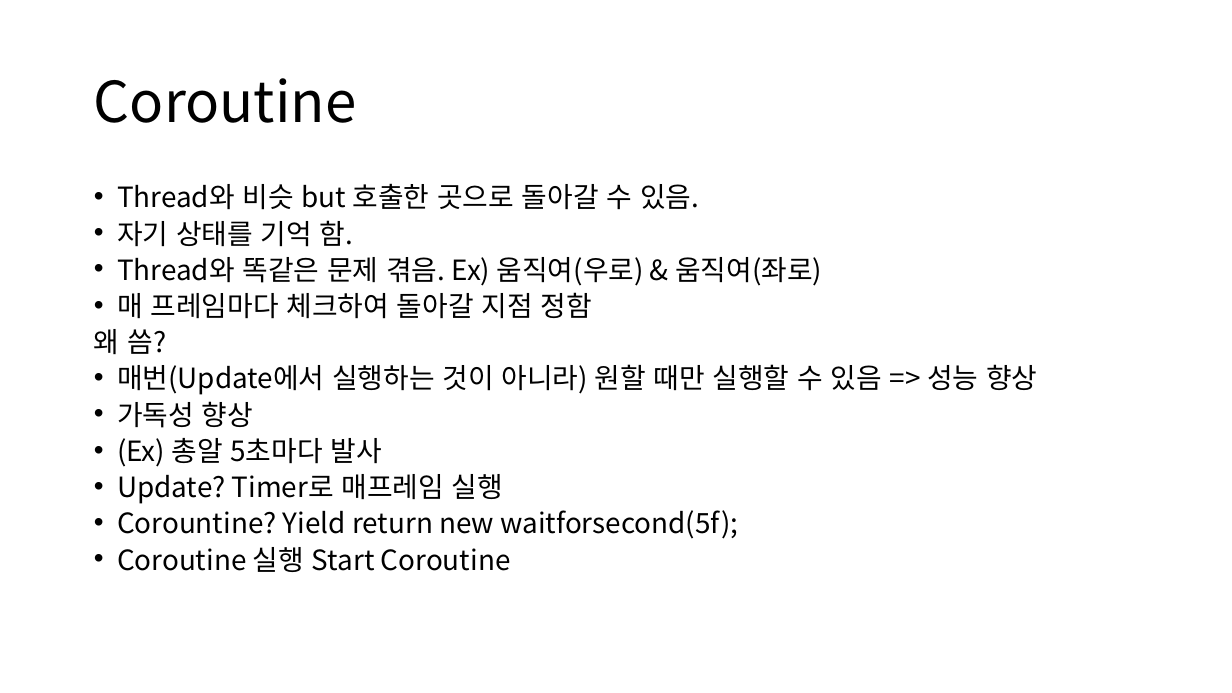
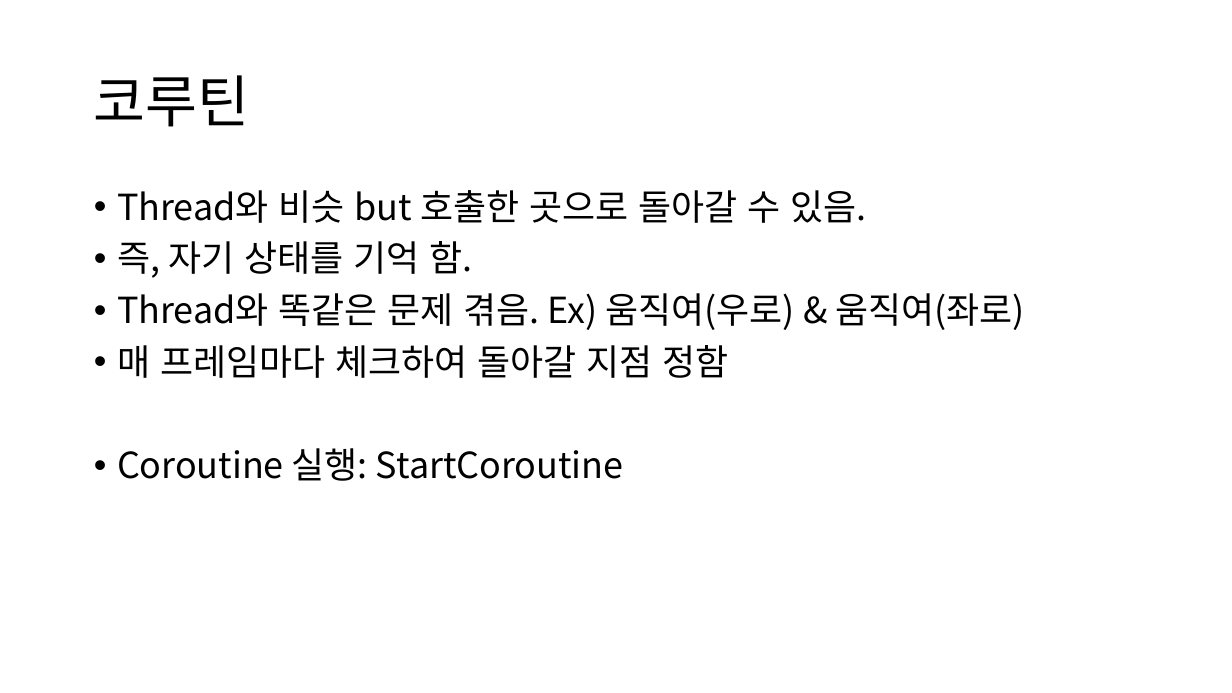
Before and after one commit to IamGroooooot/cien-unity-2019, a slide deck: slide 13 of 3주차.pptx (slide 9 before the commit). Drawn at 1232x693 pixels with LibreOffice and Linux fonts; fonts in the diff are those of the drawing. Boxes give left, top, right and bottom in pixels: in the first picture for what was removed or moved away, otherwise in the second. Text is boxed around its words. In the diff, an @@ line names an element or a change of style, - is before the commit and + after.

```diff
--- a/3주차.pptx
+++ b/3주차.pptx
@@ title at (94, 75, 250, 127): text changed @@
-Coroutine
+코루틴
@@ text at (117, 190, 1025, 378): size 21.7 to 28 pt in "Thread와 비슷 but 호출한 곳으로 돌아갈 수 ...", "Thread와 똑같은 문제 겪음. Ex) 움직여(우로) & ...", "매 프레임마다 체크하여 돌아갈 지점 정함"; line spacing 0.7 to 0.9 @@
@@ text at (117, 241, 472, 278): text changed; size 21.7 to 28 pt @@
-• 자기 상태를 기억 함.
+• 즉, 자기 상태를 기억 함.
@@ text at (117, 448, 624, 481): text changed; size 21.7 to 28 pt @@
-왜 씀?
-• 매번(Update에서 실행하는 것이 아니라) 원할 때만 실행할 수 있음 => 성능 향상
-• 가독성 향상
-• (Ex) 총알 5초마다 발사
-• Update? Timer로 매프레임 실행
-• Corountine? Yield return new waitforsecond(5f);
-• Coroutine 실행 Start Coroutine
+• Coroutine 실행: StartCoroutine
```
Also in this commit, not shown: 11 other slides changed, 11 slides added.
